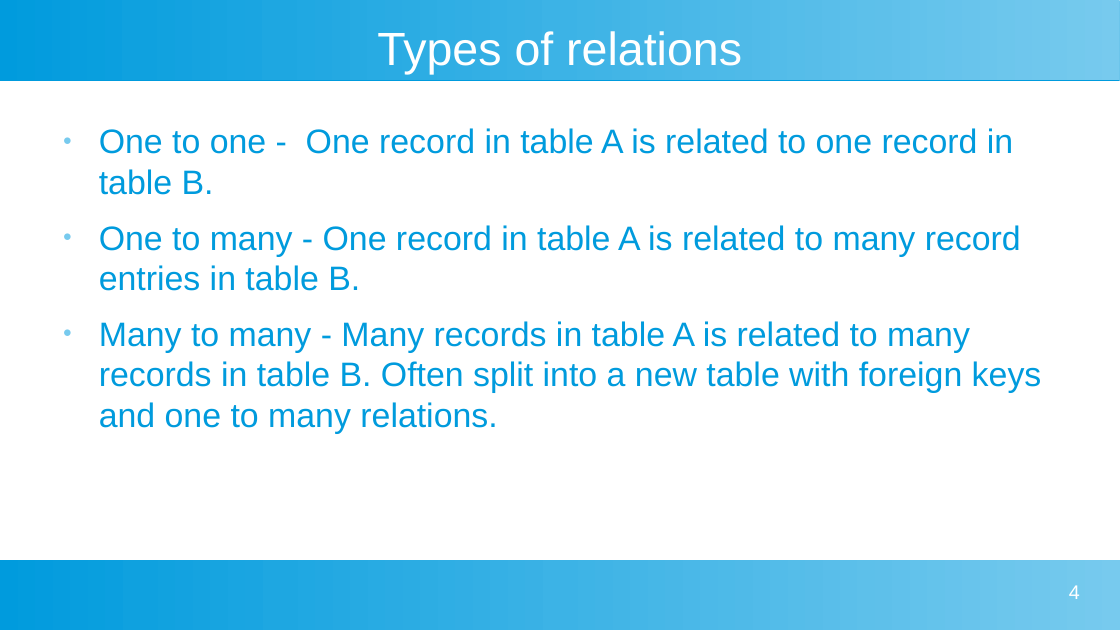
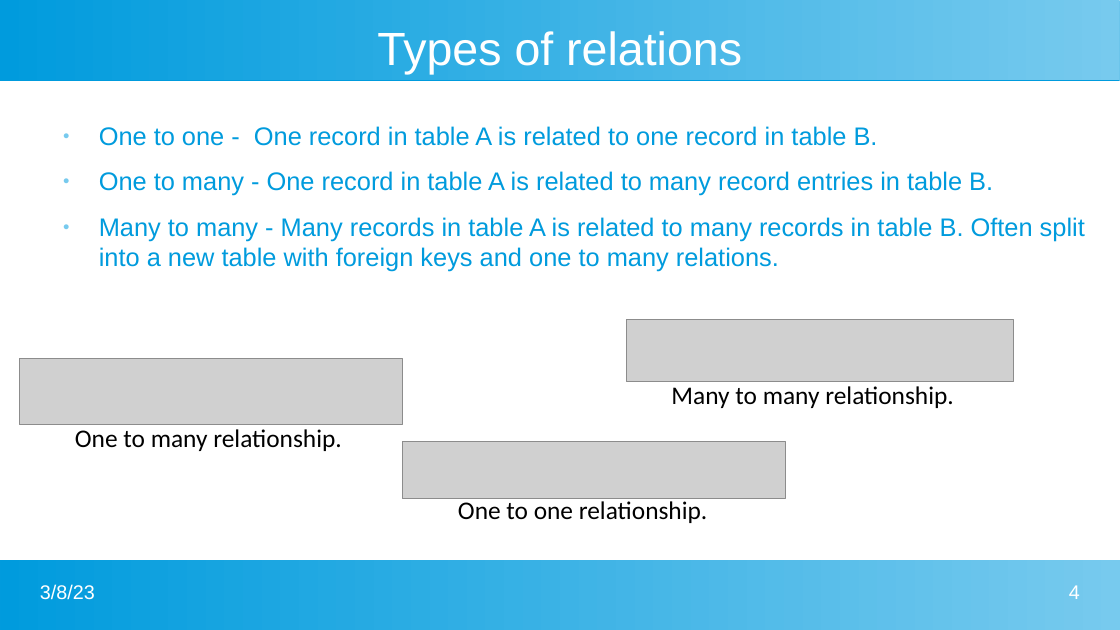
Before and after one commit to ajm1102/Uni-work, a slide deck: slide 4 of Big Data and Data Mining/Presentation/sqlPres.odp. Drawn at 1120x630 pixels with LibreOffice and Linux fonts; fonts in the diff are those of the drawing; grey boxes stand for pictures. Boxes give left, top, right and bottom in pixels: in the first picture for what was removed or moved away, otherwise in the second. Text is boxed around its words. In the diff, an @@ line names an element or a change of style, - is before the commit and + after.

```diff
--- a/Big Data and Data Mining/Presentation/sqlPres.odp
+++ b/Big Data and Data Mining/Presentation/sqlPres.odp
@@ text "One to one - One ..." at (x1=99, y1=126, x2=1085, y2=272): size 24 to 18 pt; indent changed @@
@@ picture added at (x1=626, y1=320, x2=1013, y2=382) @@
@@ picture added at (x1=19, y1=359, x2=402, y2=425) @@
@@ text added at (x1=671, y1=386, x2=954, y2=408), 18 pt, text #000000 @@
+Many to many relationship.
@@ text added at (x1=75, y1=429, x2=341, y2=451), 18 pt, text #000000 @@
+One to many relationship.
@@ picture added at (x1=402, y1=441, x2=786, y2=499) @@
@@ text added at (x1=458, y1=501, x2=707, y2=523), 18 pt, text #000000 @@
+One to one relationship.
@@ rectangle removed at (x1=0, y1=560, x2=1120, y2=630) @@
@@ freeform shape added at (x1=0, y1=560, x2=1120, y2=630), fill gradient #77CAEE to #009BDD @@
@@ text added at (x1=40, y1=584, x2=95, y2=600), 14 pt, text #FFFFFF @@
+3/8/23
```
Also in this commit, not shown: 10 other slides changed, 8 other files.
